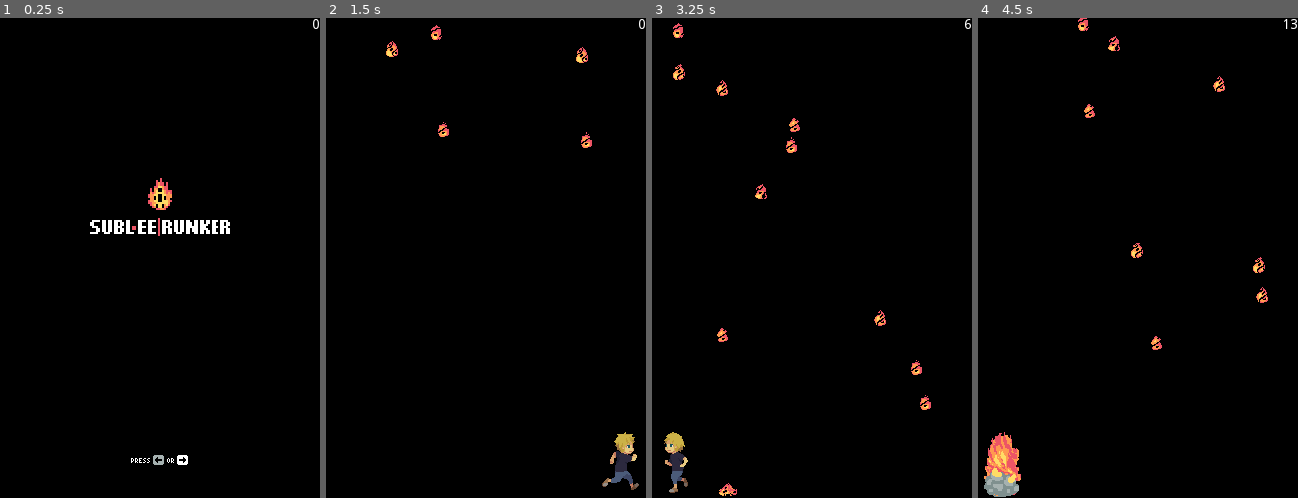
Above: before the commit, frames 1-4 (left to right).
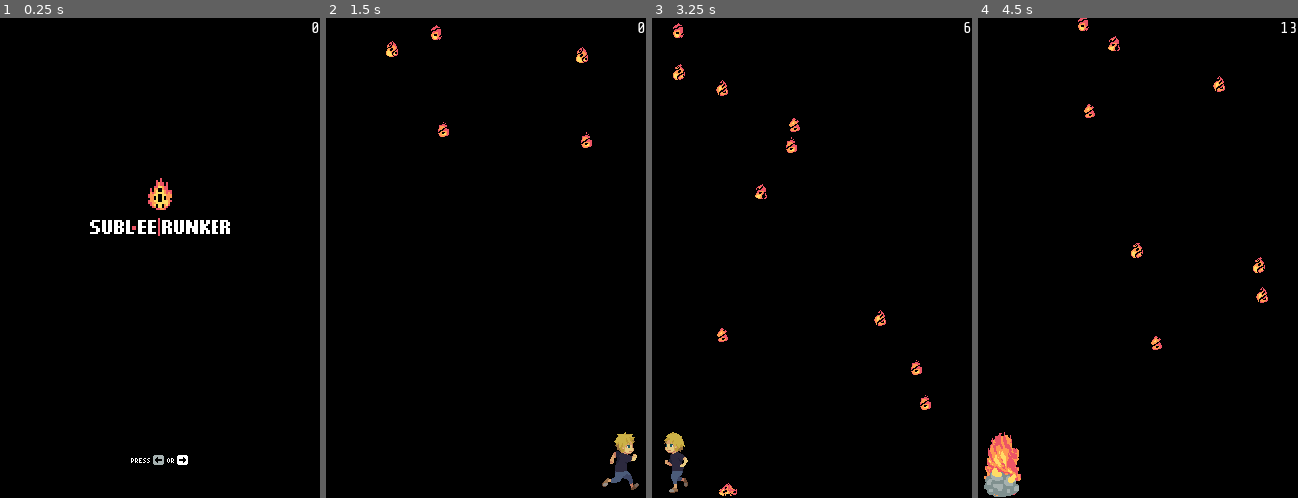
Above: after the commit, the same moments.

Repository: yeonghoey/subleerunker-gd
Game: Godot game, scene res://main/main.tscn
Two runs of this game, one before a commit and one after it. Both use one fixed random seed, a clock stepped at 60 frames per second and the inputs below.
Inputs:
- Up to frame 1 (0.25 s): no input
- Up to frame 2 (1.5 s): tap Enter at 0.5 s; hold Right (ui_right) from 0.53 s (still down)
- Up to frame 3 (3.25 s): release Right (ui_right) at 2.03 s; hold Left (ui_left) from 2.03 s (still down)
- Up to frame 4 (4.5 s): release Left (ui_left) at 4.28 s; hold Right (ui_right) from 4.28 s (still down)

The runs differ from the first frame. In frame 1, less than 0.1% of the frame differs, in the area x 97-100%, y 0-4%; in frame 2, less than 0.1%; in frame 3, less than 0.1%; in frame 4, less than 0.1%, in the area x 94-100%, y 0-4%.

Commit message:
Apply ShareTechMono

Diff:
--- /dev/null
+++ b/ShareTechMono-Regular.tres
@@ -0,0 +1,6 @@
+[gd_resource type="DynamicFont" load_steps=2 format=2]
+
+[ext_resource path="res://ShareTechMono-Regular.ttf" type="DynamicFontData" id=1]
+
+[resource]
+font_data = ExtResource( 1 )
--- a/main/main.tscn
+++ b/main/main.tscn
@@ -7,5 +7,3 @@
 script = ExtResource( 1 )
 
 [node name="UI" parent="." instance=ExtResource( 2 )]
-margin_right = 320.0
-margin_bottom = 480.0
--- a/ui/ui.tscn
+++ b/ui/ui.tscn
@@ -1,6 +1,7 @@
-[gd_scene load_steps=2 format=2]
+[gd_scene load_steps=3 format=2]
 
 [ext_resource path="res://ui/ui.gd" type="Script" id=1]
+[ext_resource path="res://ShareTechMono-Regular.tres" type="DynamicFont" id=2]
 
 [node name="UI" type="MarginContainer"]
 margin_right = 320.0
@@ -13,12 +14,13 @@
 alignment = 2
 
 [node name="VBoxContainer" type="VBoxContainer" parent="HBoxContainer"]
-margin_left = 312.0
+margin_left = 311.0
 margin_right = 320.0
 margin_bottom = 480.0
 
 [node name="CurrentScore" type="Label" parent="HBoxContainer/VBoxContainer"]
-margin_right = 8.0
-margin_bottom = 14.0
+margin_right = 9.0
+margin_bottom = 19.0
+custom_fonts/font = ExtResource( 2 )
 text = "0"
 align = 2
Binary file added: ShareTechMono-Regular.ttf
